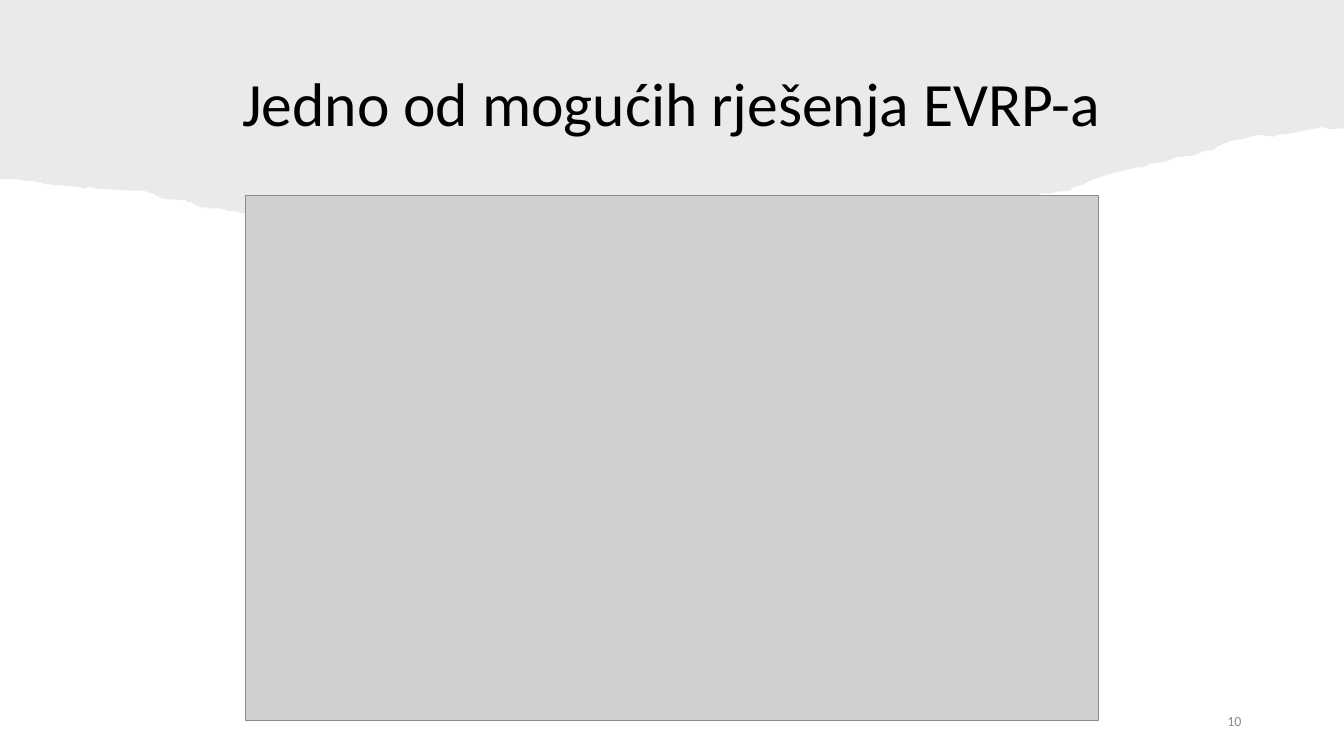
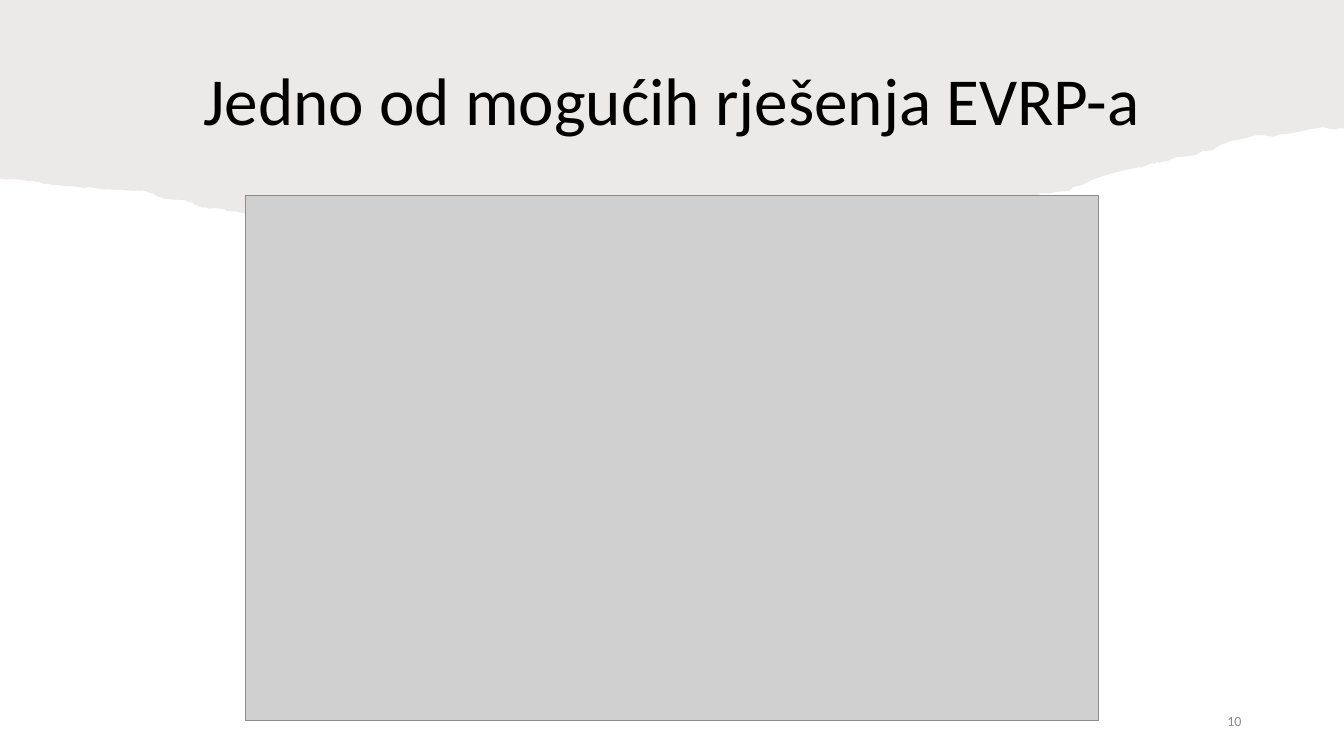
Before and after one commit to TinJukic/Seminar-2, a slide deck: slide 10 of Rješavanje problema usmjeravanja električnih vozila - Tin Jukić.pptx. Drawn at 1344x756 pixels with LibreOffice and Linux fonts; fonts in the diff are those of the drawing; grey boxes stand for pictures. Boxes give left, top, right and bottom in pixels: in the first picture for what was removed or moved away, otherwise in the second. Text is boxed around its words. In the diff, an @@ line names an element or a change of style, - is before the commit and + after.

```diff
--- a/Rješavanje problema usmjeravanja električnih vozila - Tin Jukić.pptx
+++ b/Rješavanje problema usmjeravanja električnih vozila - Tin Jukić.pptx
@@ title "Jedno od mogućih rješenja EVRP-a" at (204,78,1140,137): size 44 to 48 pt @@
```
Also in this commit, not shown: 7 other slides changed, 2 slides added, 1 slide removed, 2 other files.
